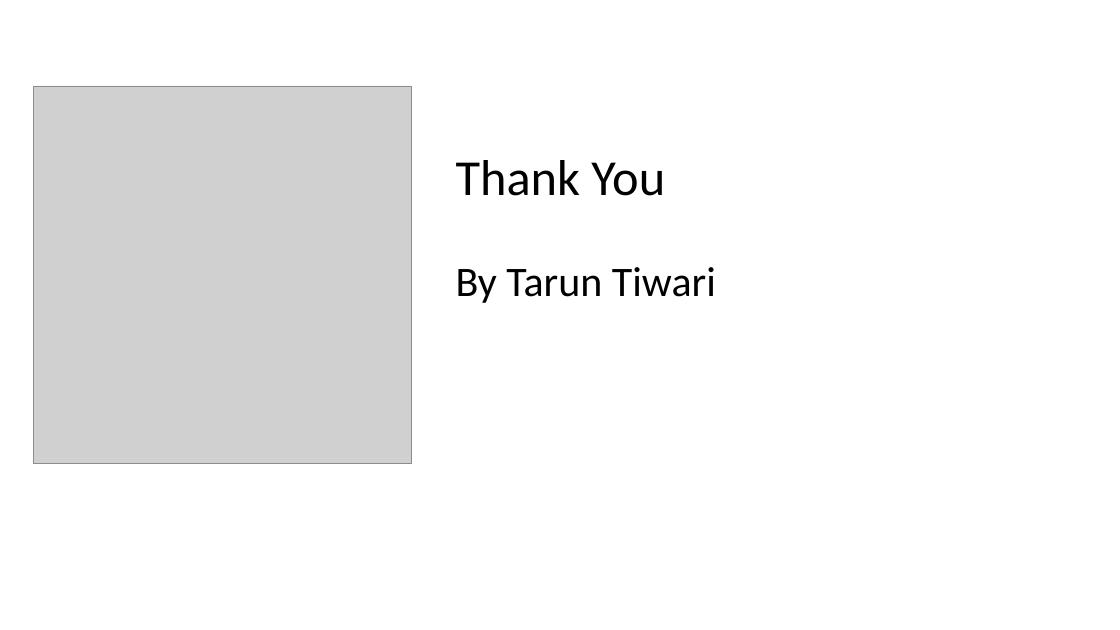
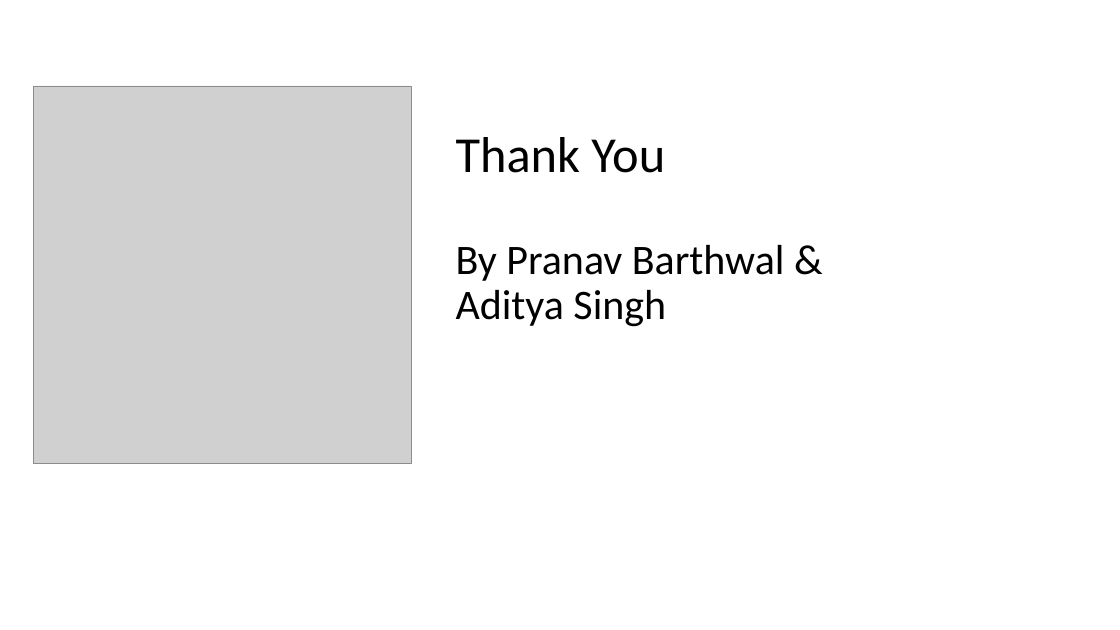
Before and after one commit to PranavBarthwal/Malicious-URL-Detector-Using-Classification-and-Regression-Trees, a slide deck: slide 8 of Project On Phishing Sites Prediction.pptx (slide 9 before the commit). Drawn at 1120x630 pixels with LibreOffice and Linux fonts; fonts in the diff are those of the drawing; grey boxes stand for pictures. Boxes give left, top, right and bottom in pixels: in the first picture for what was removed or moved away, otherwise in the second. Text is boxed around its words. In the diff, an @@ line names an element or a change of style, - is before the commit and + after.

```diff
--- a/Project On Phishing Sites Prediction.pptx
+++ b/Project On Phishing Sites Prediction.pptx
@@ title at (x1=456, y1=137, x2=785, y2=327): text changed @@
-Thank You
-By Tarun Tiwari
+Thank You
+By Pranav Barthwal & Aditya Singh
```
Also in this commit, not shown: 2 slides added, 3 slides removed, 3 other files.
